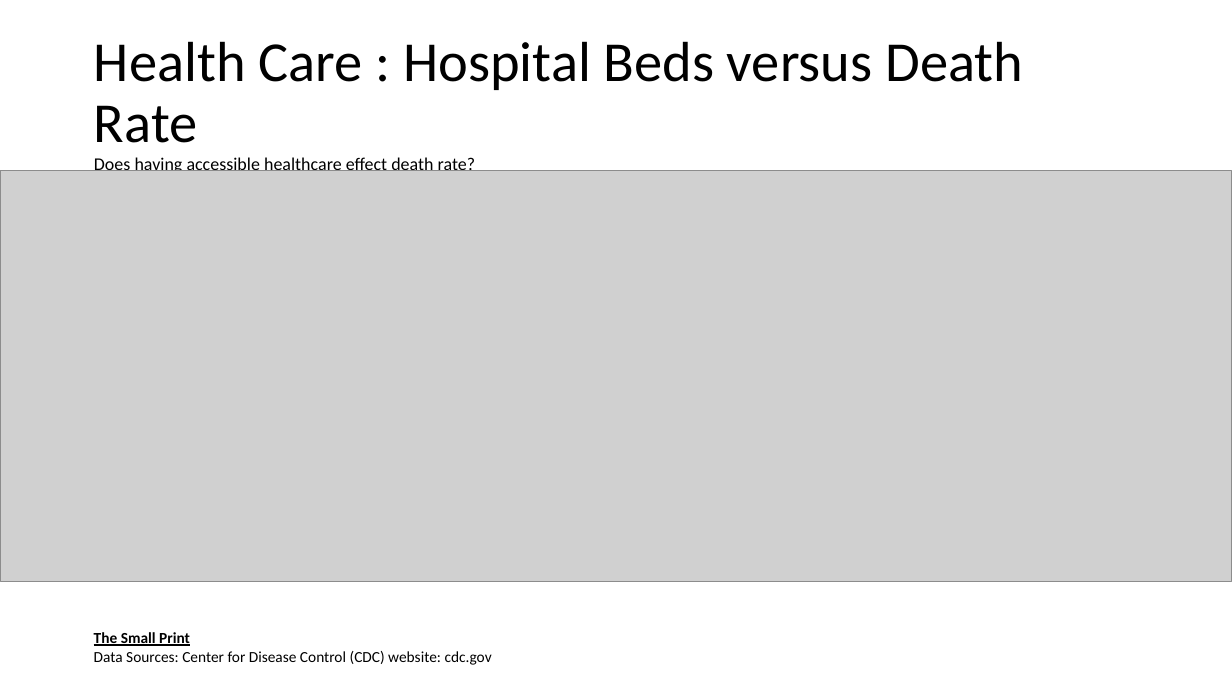
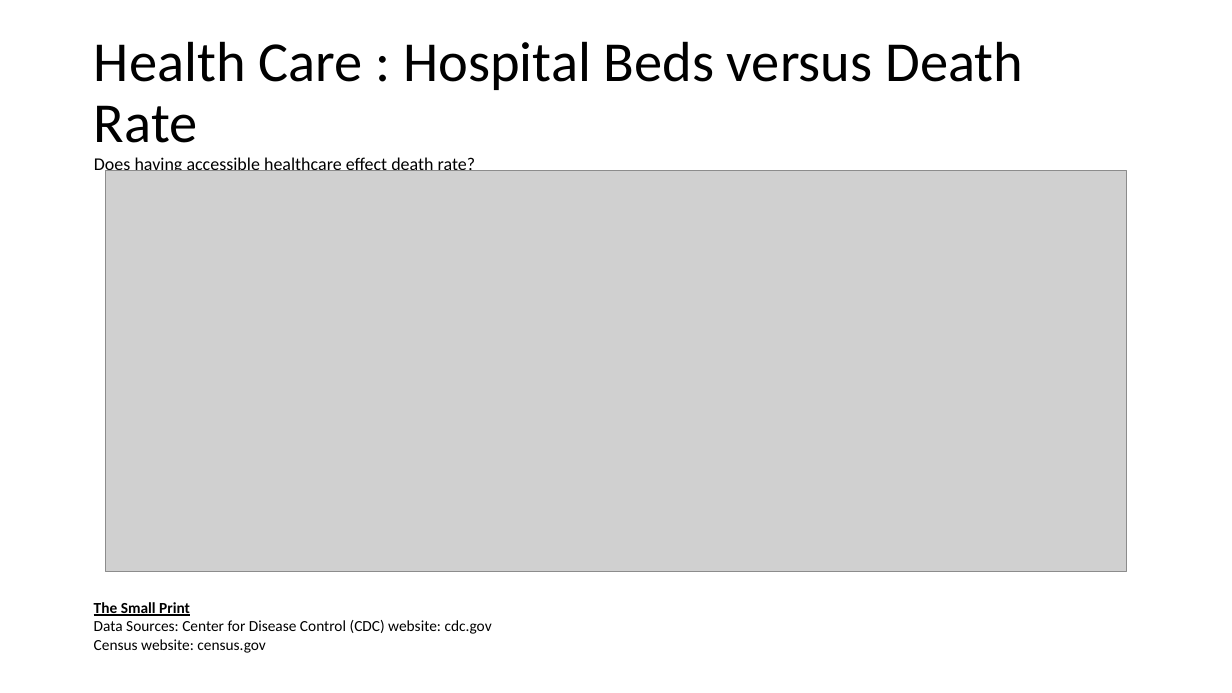
Before and after one commit to jenniecinelli/project_one, a slide deck: slide 10 of Folder0/Presentation.pptx (slide 11 before the commit). Drawn at 1232x693 pixels with LibreOffice and Linux fonts; fonts in the diff are those of the drawing; grey boxes stand for pictures. Boxes give left, top, right and bottom in pixels: in the first picture for what was removed or moved away, otherwise in the second. Text is boxed around its words. In the diff, an @@ line names an element or a change of style, - is before the commit and + after.

```diff
--- a/Folder0/Presentation.pptx
+++ b/Folder0/Presentation.pptx
@@ picture: place and size @@
-picture at [0,171,1232,581]
+picture at [105,171,1128,572]
@@ text "The Small Print": place and size @@
-text "The Small Print" at [94,632,492,665]
+text "The Small Print" at [94,602,492,653]
@@ text at [94,639,265,653]: paragraph added @@
+Census website: census.gov
```
Also in this commit, not shown: 12 other slides changed, 2 slides removed, 6 other files.
